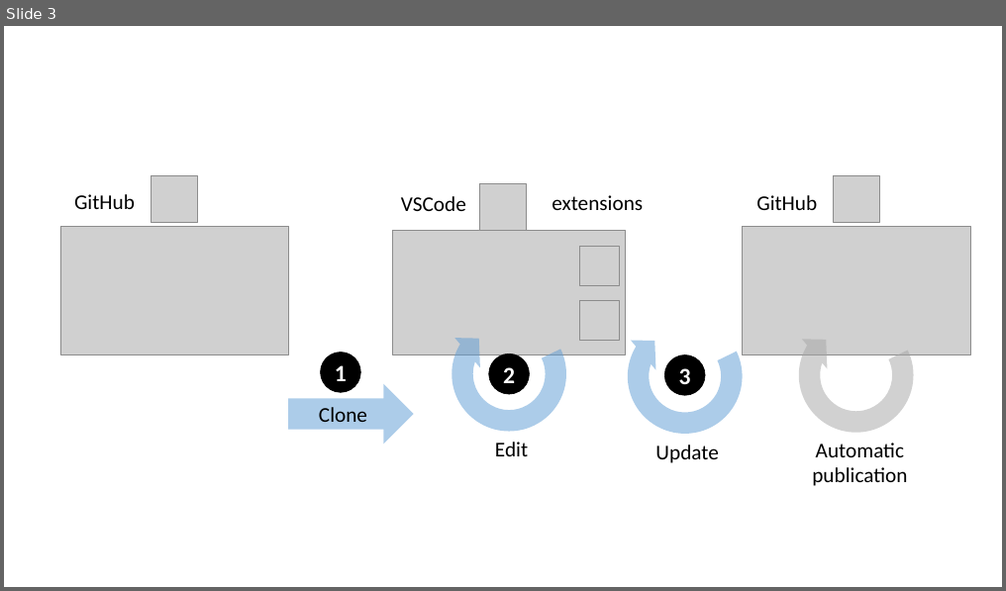
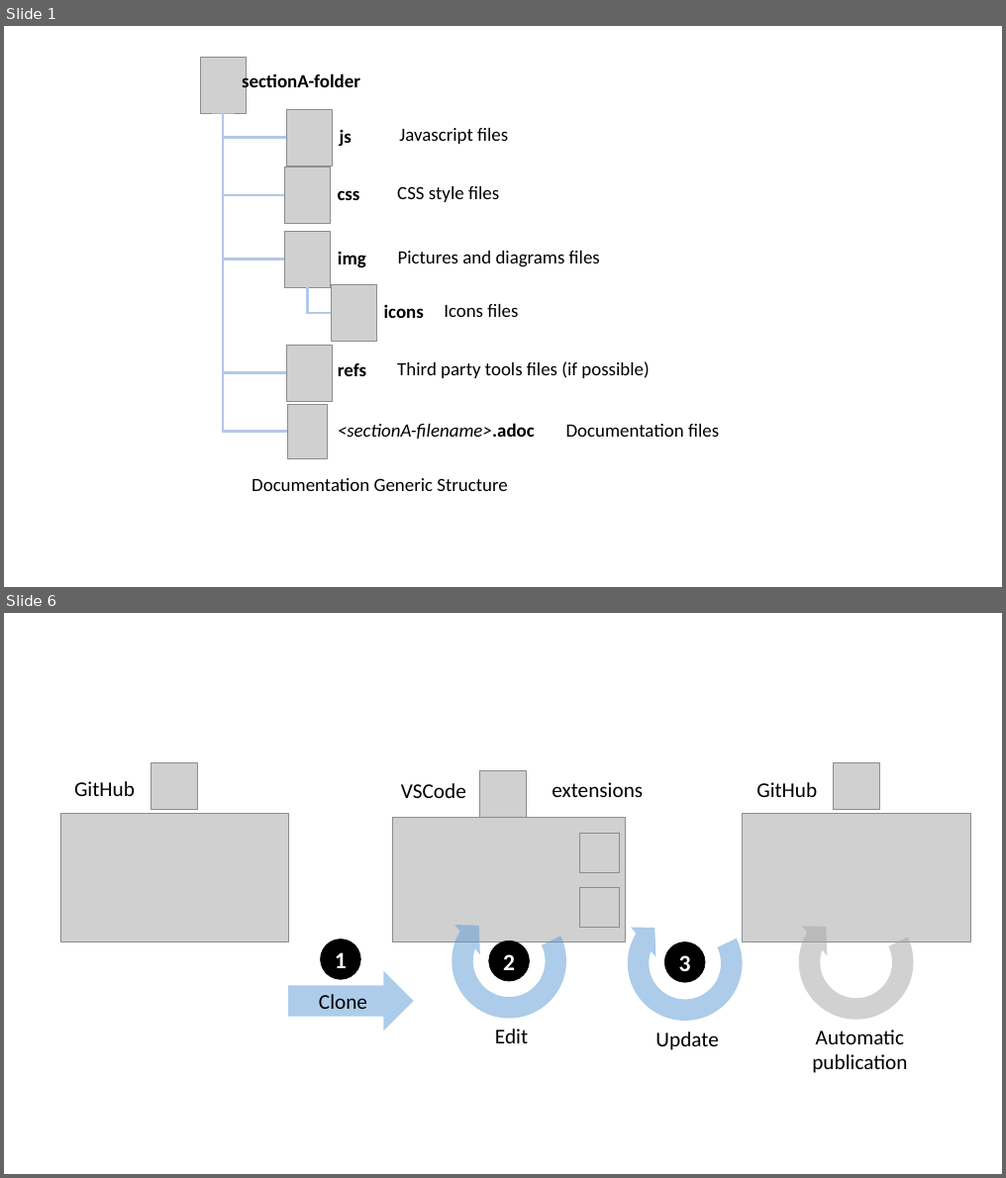
Before and after one commit to michelin/Continuous-Architecture-Toolkit, a slide deck: contributor-guide/refs/contributor-guide.pptx. Shown one above the other, each under a label of ours: slide 3 before the commit, slides 1 and 6 after it; the slides between them are not shown. The pictures are 1006x591 and 1006x1178 pixels, drawn with LibreOffice and Linux fonts; fonts in the diff are those of the drawing; grey boxes stand for pictures. Boxes give left, top, right and bottom in pixels: in the first picture for what was removed or moved away, otherwise in the second. Text is boxed around its words. In the diff, an @@ line names an element or a change of style, - is before the commit and + after.

```diff
--- a/contributor-guide/refs/contributor-guide.pptx
+++ b/contributor-guide/refs/contributor-guide.pptx
@@ slide 1 added at [4,26,1002,587], background #FFFFFF @@
@@ picture added at [200,57,246,113] @@
@@ text added at [242,72,360,92], 32 pt, text #000000, bold @@
+sectionA-folder
@@ elbow line added from (223, 113) to (285, 260), #B4C7E7 4.5 pt @@
@@ elbow line added from (223, 113) to (286, 372), #B4C7E7 4.5 pt @@
@@ elbow line added from (223, 113) to (287, 432), #B4C7E7 4.5 pt @@
@@ elbow line added from (223, 113) to (284, 195), #B4C7E7 4.5 pt @@
@@ elbow line added from (223, 113) to (286, 138), #B4C7E7 4.5 pt @@
@@ picture added at [286,109,332,166] @@
@@ text added at [340,130,351,146], 32 pt, text #000000, bold @@
+js
@@ text added at [399,128,508,144], 32 pt, text #000000 @@
+Javascript files
@@ picture added at [284,167,330,223] @@
@@ text added at [338,190,360,200], 32 pt, text #000000, bold @@
+css
@@ text added at [397,186,499,202], 32 pt, text #000000 @@
+CSS style files
@@ picture added at [285,231,331,287] @@
@@ text added at [338,252,366,269], 32 pt, text #000000, bold @@
+img
@@ text added at [398,251,600,268], 32 pt, text #000000 @@
+Pictures and diagrams files
@@ elbow line added from (308, 288) to (331, 313), #B4C7E7 4.5 pt @@
@@ picture added at [331,285,376,342] @@
@@ text added at [384,304,424,318], 32 pt, text #000000, bold @@
+icons
@@ text added at [444,304,518,317], 32 pt, text #000000 @@
+Icons files
@@ picture added at [286,345,332,401] @@
@@ text added at [338,364,366,376], 32 pt, text #000000, bold @@
+refs
@@ text added at [397,362,648,378], 32 pt, text #000000 @@
+Third party tools files (if possible)
@@ picture added at [287,404,327,459] @@
@@ text added at [338,423,535,440], 32 pt, text #000000, italic @@
+<sectionA-filename>.adoc
@@ text added at [566,424,719,437], 32 pt, text #000000 @@
+Documentation files
@@ text added at [252,478,507,491], 32 pt, text #000000 @@
+Documentation Generic Structure
@@ what was slide 3 is now slide 6 @@
```
Also in this commit, not shown: 2 slides changed, 2 other slides added, 4 other files.
